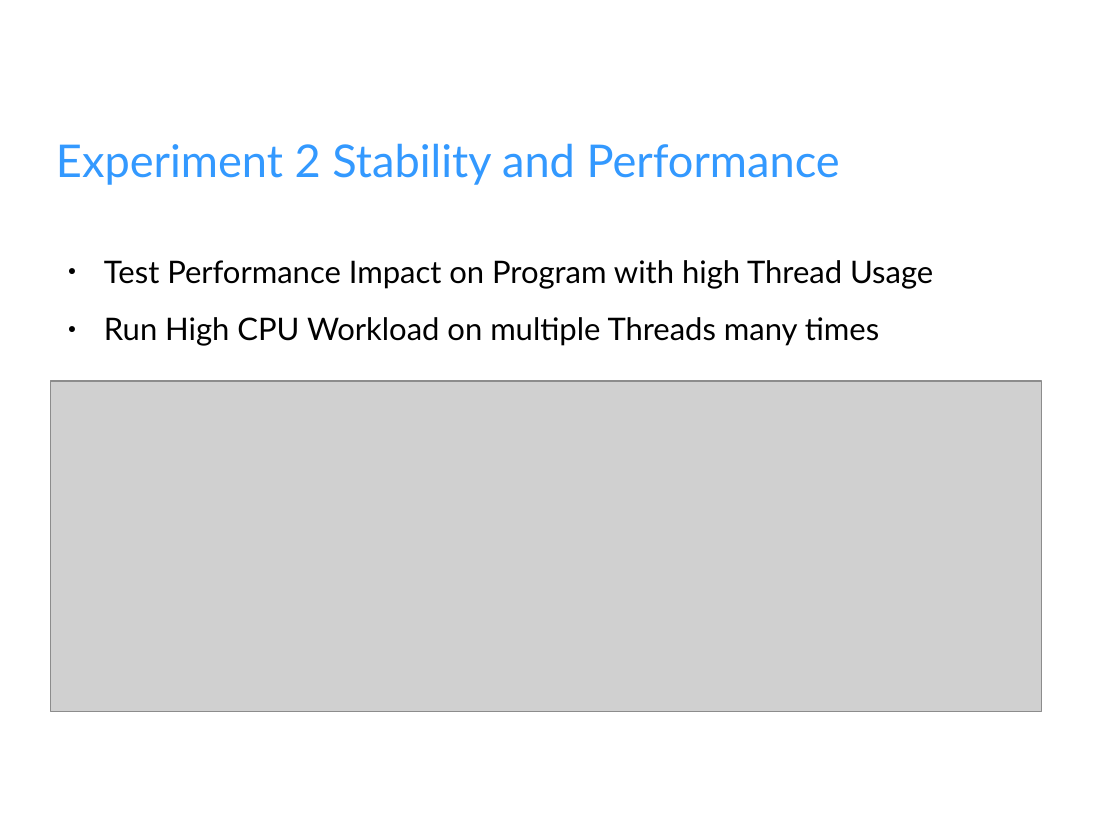
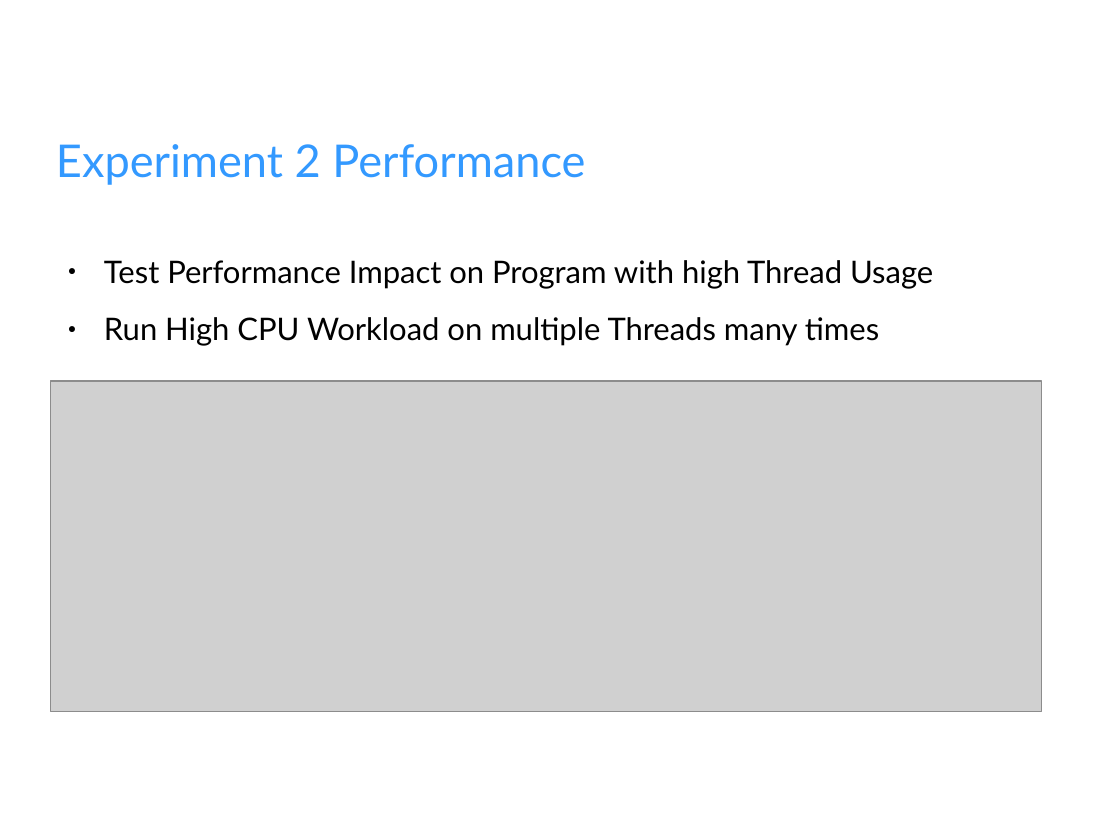
Before and after one commit to fhilprec/HardwareMonitoring, a slide deck: slide 10 of ProjectPresentation.odp (slide 11 before the commit). Drawn at 1120x840 pixels with LibreOffice and Linux fonts; fonts in the diff are those of the drawing; grey boxes stand for pictures; background and template pictures are left out. Boxes give left, top, right and bottom in pixels: in the first picture for what was removed or moved away, otherwise in the second. Text is boxed around its words. In the diff, an @@ line names an element or a change of style, - is before the commit and + after.

Commit message:
presentation

```diff
--- a/ProjectPresentation.odp
+++ b/ProjectPresentation.odp
@@ title at bbox=[56, 144, 585, 185]: text changed @@
-Experiment 2 Stability and Performance
+Experiment 2 Performance
```
Also in this commit, not shown: 1 other slide changed.
